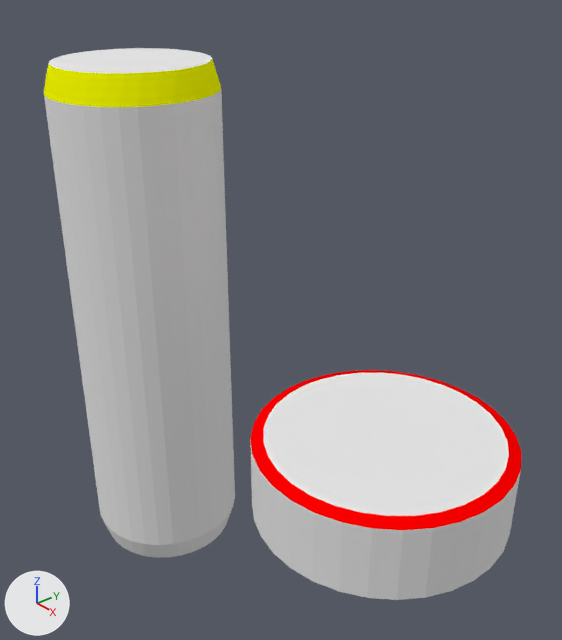
An edit to the Blender file Blender/Blender blend files/Platform/platform.blend, drawn before and after from the same camera.
The view is the same before and after, from a camera (50 mm lens) standing at (0.81, -0.92, 0.94) and looking at (-0.61, 0.25, 0.01). Lighting does not change. The marker at lower left points along +X, +Y and +Z.

The scene before the commit, as lines of its bpy script (objects in view):
```python
me_cylinder = bpy.data.meshes.new('Cylinder')
me_cylinder.from_pydata(...)  # 192 vertices, 194 faces; spans x -0.99..0.99, y -0.99..0.99, z -1.0..1.0
# faces by material slot: [130, 64]
me_cylinder.materials.append(mat_material_001)  # white #e7e7e7
me_cylinder.materials.append(mat_platformbevel)  # red #ff0000
me_cylinder_001 = bpy.data.meshes.new('Cylinder.001')
me_cylinder_001.from_pydata(...)  # 192 vertices, 194 faces; spans x -0.99..0.99, y -0.99..0.99, z -1.0..1.0
# faces by material slot: [130, 64]
me_cylinder_001.materials.append(mat_material_001)  # white #e7e7e7
me_cylinder_001.materials.append(mat_pedestalbevel)  # yellow #f9ff00
ob_cylinder = bpy.data.objects.new('Cylinder', me_cylinder)
ob_cylinder.location = (0.0, 0.0, 0.0)
ob_cylinder.scale = (0.253, 0.253, 0.0847)
ob_cylinder_001 = bpy.data.objects.new('Cylinder.001', me_cylinder_001)
ob_cylinder_001.location = (-0.838, 0.0, 0.0)
ob_cylinder_001.scale = (0.204, 0.204, 0.666)
```
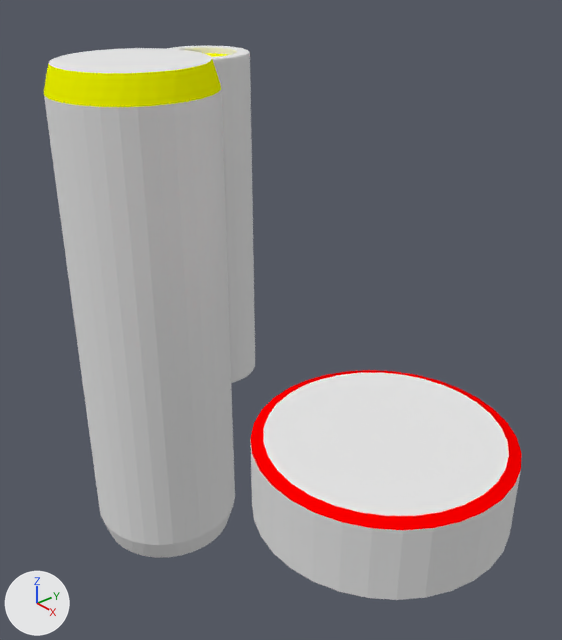
What differs and where, as boxes (x1, y1, x2, y2) in the pictures (562 x 640 px):
'Cylinder.002', added: after (167, 46, 255, 383)
    faces in mat_material_002 (white #e7e7e7): (167, 46, 255, 383)

Edits to the bpy script that builds the scene:
```text
Add mat_material_002:
    mat_material_002 = diffuse_material('Material.002')
    mat_material_002.base_color = (0.8, 0.8, 0.8)  # white #e7e7e7
Add mat_material_003:
    mat_material_003 = diffuse_material('Material.003')
    mat_material_003.base_color = (1.0, 0.973, 0.0)  # yellow #fffc00
Add me_cylinder_002:
    me_cylinder_002.from_pydata(...)  # 160 vertices, 130 faces; spans x -1.0..1.0, y -1.0..1.0, z -1.0..1.04
    # faces by material slot: [129, 1]
    me_cylinder_002.materials.append(mat_material_002)  # white #e7e7e7
    me_cylinder_002.materials.append(mat_material_003)  # yellow #fffc00
Add ob_cylinder_002:
    ob_cylinder_002 = bpy.data.objects.new('Cylinder.002', me_cylinder_002)
    ob_cylinder_002.location = (-1.351, 0.547, -0.008)
    ob_cylinder_002.scale = (0.15, 0.15, 0.565)
    _m = ob_cylinder_002.modifiers.new('Bevel', 'BEVEL')
    _m.width = 0.105
    _m.width_pct = 0.105
    _m.segments = 2
    _m.limit_method = 'NONE'
    _m.spread = 0.0
```
